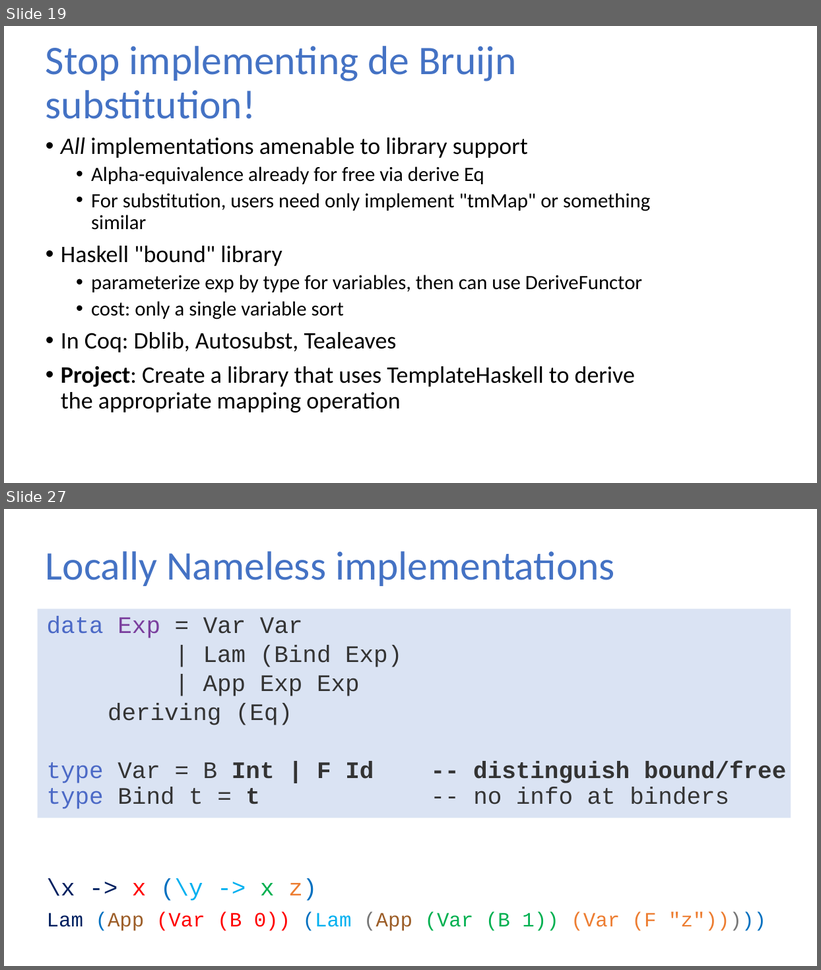
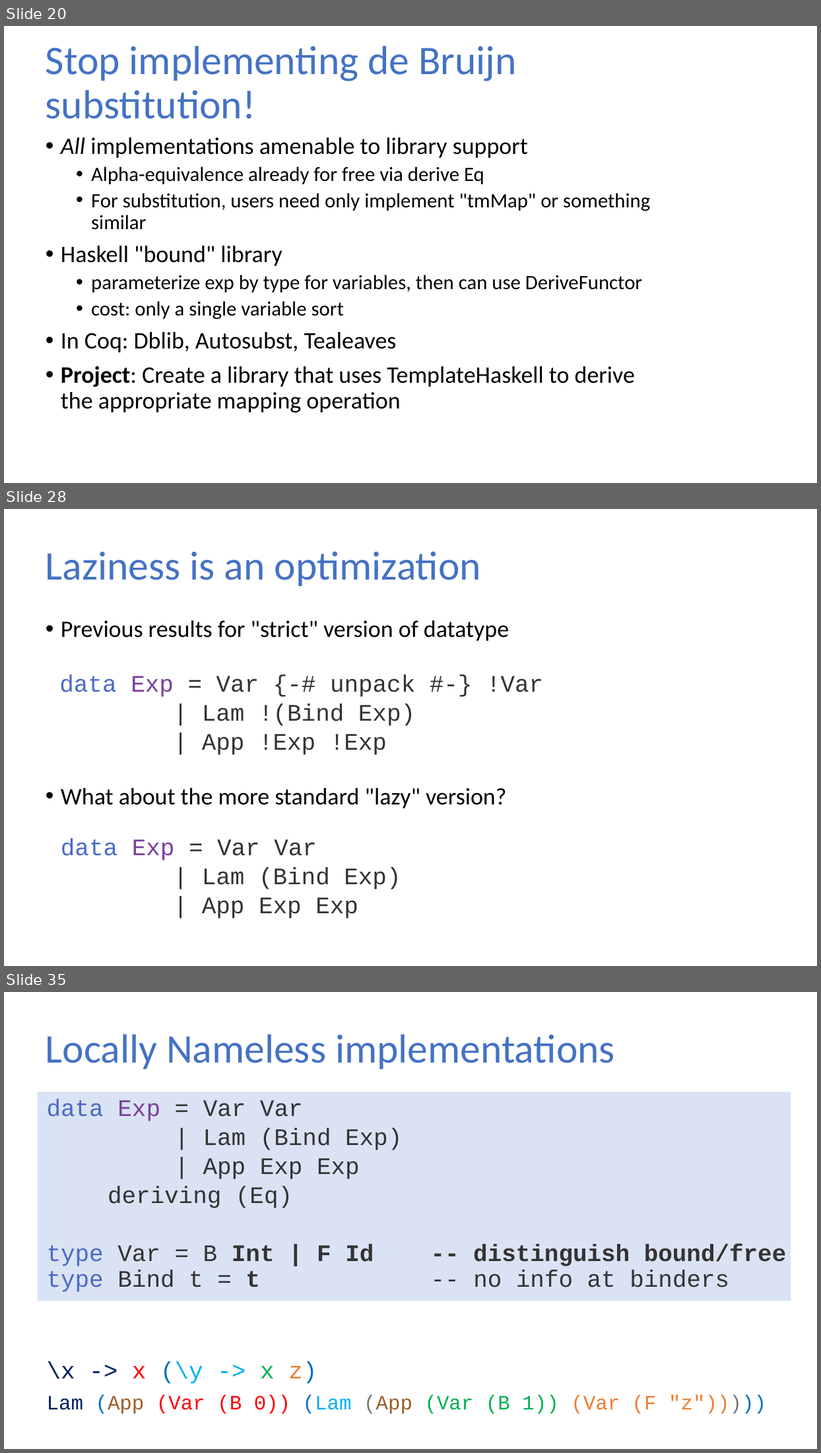
Before and after one commit to sweirich/lambda-n-ways, a slide deck: plclub-2021.pptx. Shown one above the other, each under a label of ours: slides 19 and 27 before the commit, slides 20, 28 and 35 after it; the slides between them are not shown. The pictures are 821x970 and 821x1453 pixels, drawn with LibreOffice and Linux fonts; fonts in the diff are those of the drawing. Boxes give left, top, right and bottom in pixels: in the first picture for what was removed or moved away, otherwise in the second. Text is boxed around its words. In the diff, an @@ line names an element or a change of style, - is before the commit and + after.

Commit message:
make strict really strict

```diff
--- a/plclub-2021.pptx
+++ b/plclub-2021.pptx
@@ slide 28 added at [4,509,817,966], background #FFFFFF @@
@@ title added at [46,551,482,586], 36 pt, text #4472C4 @@
+Laziness is an optimization
@@ text added at [59,621,543,919], 21 pt, text #000000 @@
+• Previous results for "strict" version of datatype
+data Exp = Var {-# unpack #-} !Var
+| Lam !(Bind Exp)
+| App !Exp !Exp
+• What about the more standard "lazy" version?
+  data Exp = Var Var
+| Lam (Bind Exp)
+| App Exp Exp
@@ what was slide 19 is now slide 20 @@
@@ what was slide 27 is now slide 35 @@
```
Also in this commit, not shown: 10 slides changed, 13 other slides added, 24 other files.
